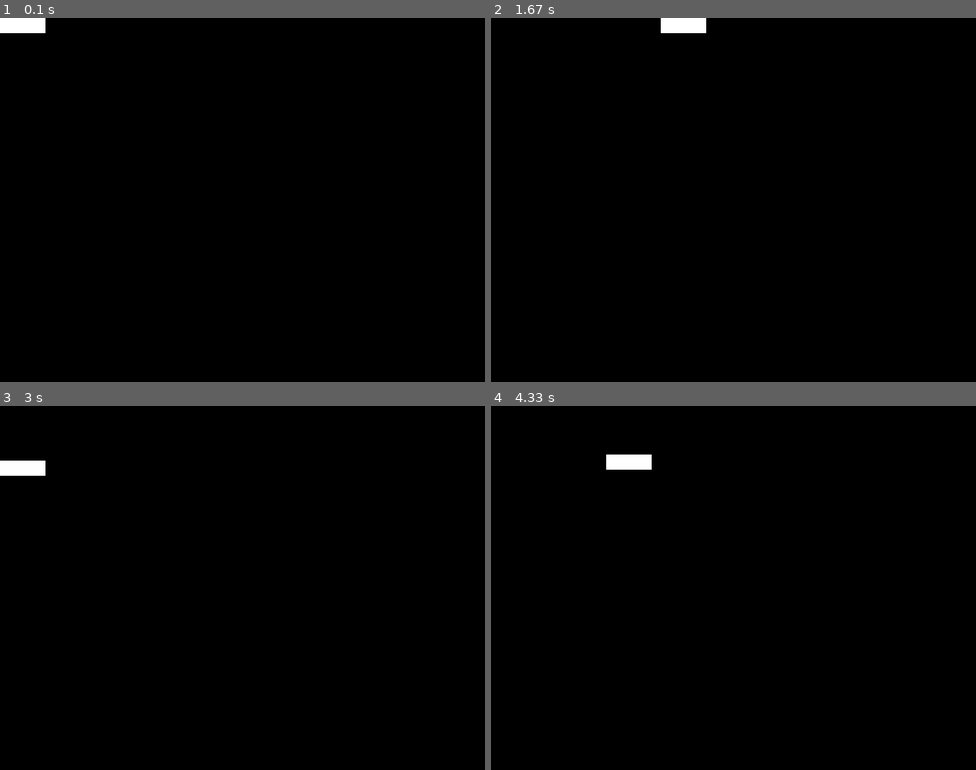
Above: before the commit, frames 1-4 (two rows, left to right).
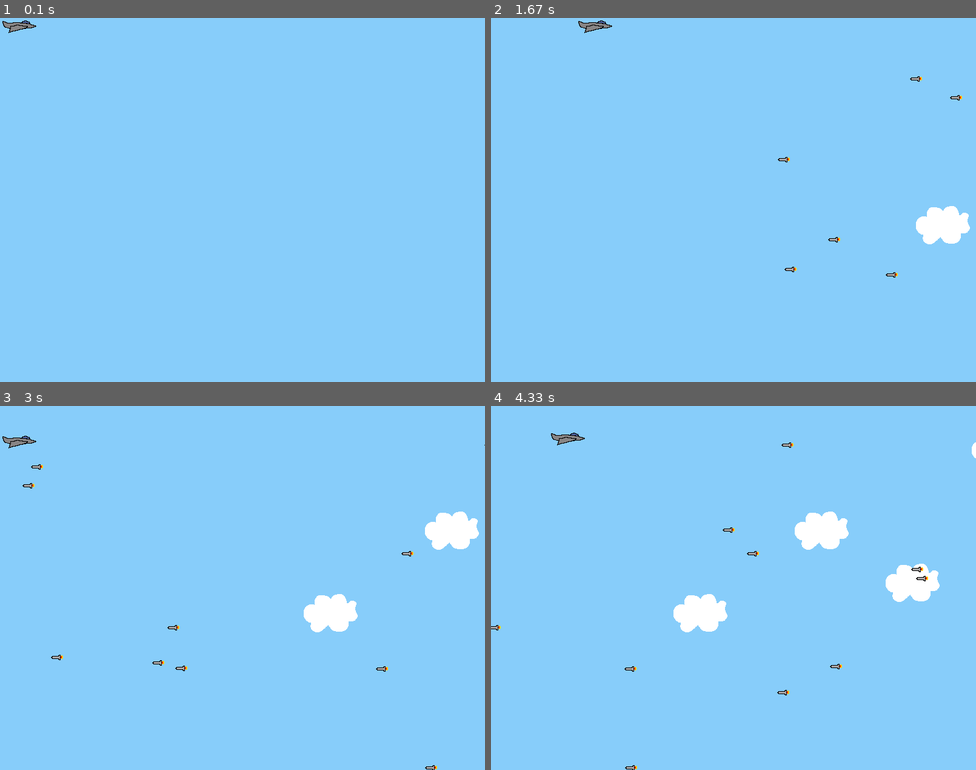
Above: after the commit, the same moments.

Repository: ikota3/pygame-practice
Game: pygame game, started from 2/obstacles_avoidance.py
The game is run twice, just before and just after one commit, with the same random seed, the same clock (stepped at 60 frames per second) and the same inputs.
Inputs:
- Up to frame 1 (0.1 s): no input
- Up to frame 2 (1.67 s): hold Right 0.33-0.8 s; hold Up 0.83-1.13 s; hold Right 1.17-1.63 s
- Up to frame 3 (3 s): hold Left 1.67-2.2 s; hold Down 2.23-2.53 s; hold Left 2.57-2.97 s
- Up to frame 4 (4.33 s): hold Up 3-3.37 s; hold Right 3.4-4.03 s; hold Down from 4.07 s (still down)

The runs differ from the first frame. In frame 1, 100% of the frame differs, in the area x 0-100%, y 0-100%; in frame 2, 100%; in frame 3, 100%; in frame 4, 100%.

Commit message:
Update obstacles_avoidance. doesn't work on windows...

Diff:
--- a/2/obstacles_avoidance.py
+++ b/2/obstacles_avoidance.py
@@ -1,5 +1,6 @@
 import pygame
 from pygame.locals import (
+    RLEACCEL,
     K_UP,
     K_DOWN,
     K_LEFT,
@@ -9,18 +10,24 @@
     QUIT
 )
 import random
+import os
 
 # define constants for the screen width and height
 SCREEN_WIDTH = 800
 SCREEN_HEIGHT = 600
+
+# directory for images
+IMG_DIR = os.path.normpath(os.path.join(os.path.dirname(__file__), '../images'))
+# directory for sounds
+SOUND_DIR = os.path.normpath(os.path.join(os.path.dirname(__file__), '../sounds'))
 
 
 # define a Player object by extending pygame.sprite.Sprite
 class Player(pygame.sprite.Sprite):
     def __init__(self):
         super(Player, self).__init__()
-        self.surf = pygame.Surface((75, 25))
-        self.surf.fill((255, 255, 255))
+        self.surf = pygame.image.load(os.path.join(IMG_DIR, 'jet.png')).convert()
+        self.surf.set_colorkey((255, 255, 255), RLEACCEL)
         self.rect = self.surf.get_rect()
 
     def update(self, keys):
@@ -28,8 +35,10 @@
         # move_ip stands for move in place
         if keys[K_UP]:
             self.rect.move_ip(0, -5)
+            move_up_sound.play()
         if keys[K_DOWN]:
             self.rect.move_ip(0, 5)
+            move_down_sound.play()
         if keys[K_LEFT]:
             self.rect.move_ip(-5, 0)
         if keys[K_RIGHT]:
@@ -50,8 +59,8 @@
 class Enemy(pygame.sprite.Sprite):
     def __init__(self):
         super(Enemy, self).__init__()
-        self.surf = pygame.Surface((20, 10))
-        self.surf.fill((255, 255, 255))
+        self.surf = pygame.image.load(os.path.join(IMG_DIR, 'missile.png')).convert()
+        self.surf.set_colorkey((255, 255, 255), RLEACCEL)
         self.rect = self.surf.get_rect(
             # setting position for surface
             center=(
@@ -62,20 +71,80 @@
         self.speed = random.randint(5, 20)
 
     # move the sprite based on speed
+    # remove the sprite when it passes the left edge of the screen
     def update(self):
         self.rect.move_ip(-self.speed, 0)
         if self.rect.right < 0:
             self.kill()
 
 
+class Cloud(pygame.sprite.Sprite):
+    def __init__(self):
+        super(Cloud, self).__init__()
+        self.surf = pygame.image.load(os.path.join(IMG_DIR, 'cloud.png')).convert()
+        self.surf.set_colorkey((0, 0, 0), RLEACCEL)
+        self.rect = self.surf.get_rect(
+            center=(
+                random.randint(SCREEN_WIDTH + 20, SCREEN_WIDTH + 100),
+                random.randint(0, SCREEN_HEIGHT)
+            )
+        )
+
+    # move the cloud based on a constant speed
+    def update(self):
+        self.rect.move_ip(-5, 0)
+        if self.rect.right < 0:
+            self.kill()
+
+
+# setup for sounds
+# if you want change the default of mixer,
+# you have to initialize when the all module initialized
+pygame.mixer.init()
+
 # initializing all pygame module
 pygame.init()
 
 # create surface
 screen = pygame.display.set_mode((SCREEN_WIDTH, SCREEN_HEIGHT))
 
+# create a custom event for adding a new enemy and a cloud
+ADD_ENEMY = pygame.USEREVENT + 1
+pygame.time.set_timer(ADD_ENEMY, 250)
+ADD_CLOUD = pygame.USEREVENT + 2
+pygame.time.set_timer(ADD_CLOUD, 1000)
+
+# setup the clock for a decent frame rate
+clock = pygame.time.Clock()
+
 # instantiate player
 player = Player()
+
+# create groups to hold enemy sprites and all sprites
+# enemies is used for collision detection and position updates
+# all_sprites is used for rendering
+enemies = pygame.sprite.Group()
+clouds = pygame.sprite.Group()
+all_sprites = pygame.sprite.Group()
+all_sprites.add(player)
+
+# set up background music
+# Sound source: http://ccmixter.org/files/Apoxode/59262
+# License: https://creativecommons.org/licenses/by/3.0/
+print(os.path.join(SOUND_DIR, 'ApoxodeElectric1.mp3'))
+pygame.mixer.music.load(os.path.join(SOUND_DIR, 'ApoxodeElectric1.mp3'))
+pygame.mixer.music.play(loops=-1)
+
+# load all sound files
+# Sound sources: Jon Fincher
+move_up_sound = pygame.mixer.Sound(f'{SOUND_DIR}/Rising_putter.ogg')
+move_down_sound = pygame.mixer.Sound(f'{SOUND_DIR}/Falling_putter.ogg')
+collision_sound = pygame.mixer.Sound(f'{SOUND_DIR}/Collision.ogg')
+
+# Set the base volume for all sounds
+move_up_sound.set_volume(0.5)
+move_down_sound.set_volume(0.5)
+collision_sound.set_volume(0.5)
 
 running = True
 while running:
@@ -89,21 +158,53 @@
         # if the user click the close button, stop the loop
         elif event.type == QUIT:
             running = False
+        elif event.type == ADD_ENEMY:
+            # create the new enemy and add it to sprite group
+            enemy = Enemy()
+            enemies.add(enemy)
+            all_sprites.add(enemy)
+        elif event.type == ADD_CLOUD:
+            # create the new cloud and add it to sprite group
+            cloud = Cloud()
+            clouds.add(cloud)
+            all_sprites.add(cloud)
 
     # get the set of keys pressed and check for user input
     pressed_keys = pygame.key.get_pressed()
-
     # update the player sprite based on user keypress
     player.update(pressed_keys)
 
+    # update the enemy
+    enemies.update()
+
+    # update the cloud
+    clouds.update()
+
     # fill the display surface to white
-    screen.fill((0, 0, 0))
-
-    # draw the player on the screen
-    screen.blit(player.surf, player.rect)
+    screen.fill((135, 205, 250))
+
+    # draw all sprites
+    for entity in all_sprites:
+        screen.blit(entity.surf, entity.rect)
+
+    # check if any enemies have collided with the player
+    if pygame.sprite.spritecollideany(player, enemies):
+        player.kill()
+
+        # stop any moving sounds and play the collision sound
+        move_up_sound.stop()
+        move_down_sound.stop()
+        collision_sound.stop()
+
+        running = False
 
     # update the display
     pygame.display.flip()
 
-
+    # ensure program maintains a rate of 30 frames per second
+    clock.tick(30)
+
+
+pygame.mixer.music.stop()
+pygame.mixer.quit()
 pygame.quit()
Binary file added: images/cloud.png
Binary file added: images/jet.png
Binary file added: images/missile.png
Not shown, added: sounds/ApoxodeElectric1.mp3
Not shown, added: sounds/Collision.ogg
Not shown, added: sounds/Falling_putter.ogg
Not shown, added: sounds/Rising_putter.ogg
